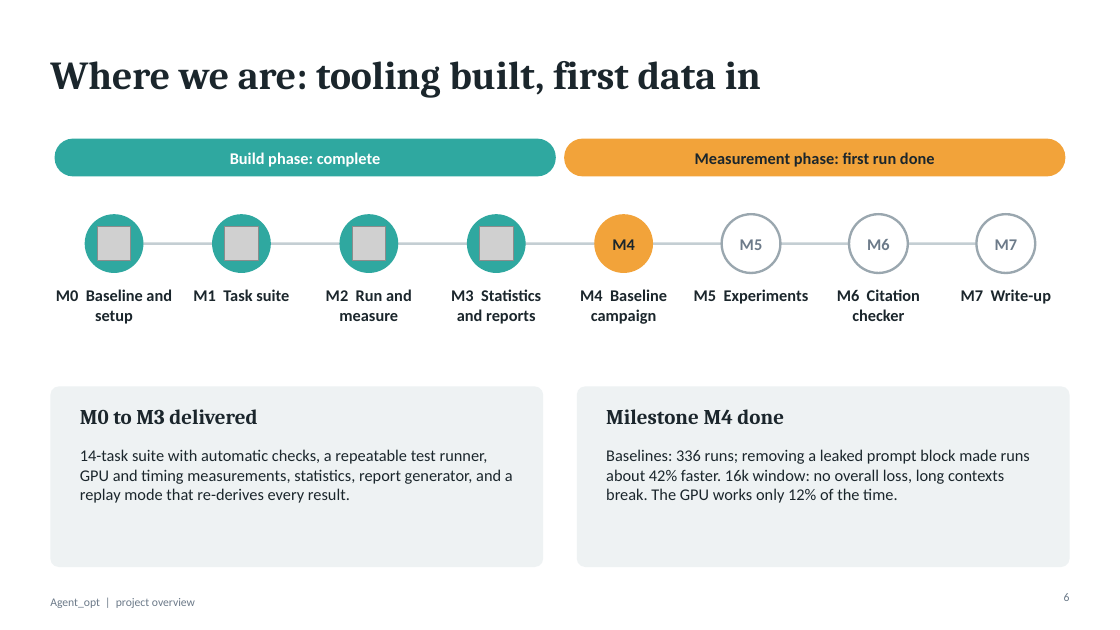
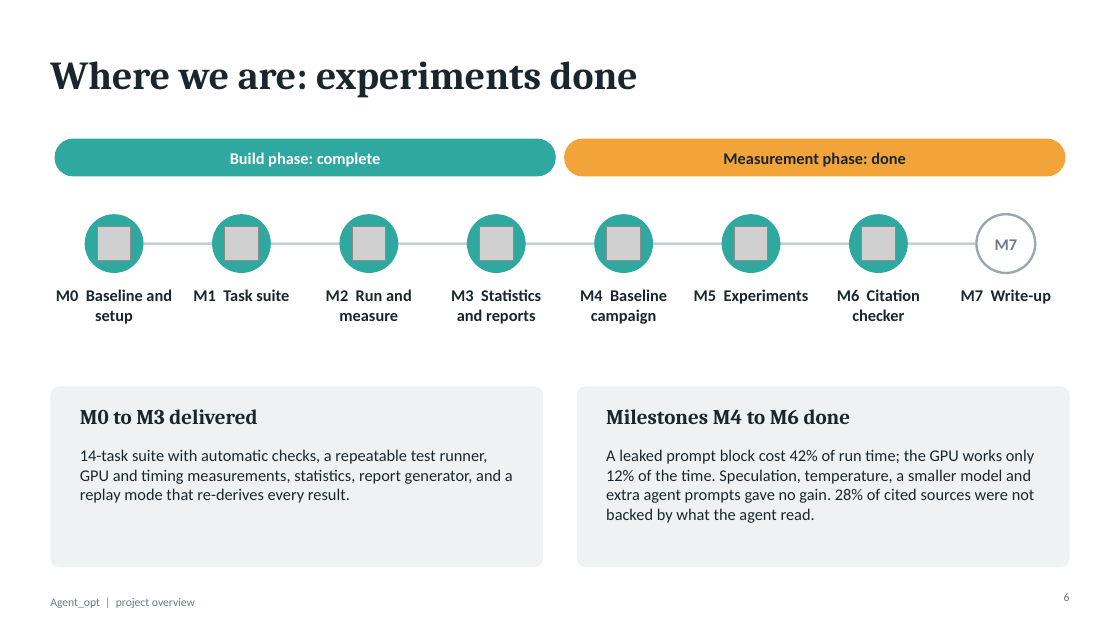
Before and after one commit to npwa/agent_opt, a slide deck: slide 6 of Doc/Agent_opt.pptx. Drawn at 1120x630 pixels with LibreOffice and Linux fonts; fonts in the diff are those of the drawing; grey boxes stand for pictures. Boxes give left, top, right and bottom in pixels: in the first picture for what was removed or moved away, otherwise in the second. Text is boxed around its words. In the diff, an @@ line names an element or a change of style, - is before the commit and + after.

Commit message:
M7 documentation: results-first DIRECTION, slides
README restructured and v0 moved to docs

```diff
--- a/Doc/Agent_opt.pptx
+++ b/Doc/Agent_opt.pptx
@@ title at bbox=[50, 61, 638, 98]: text changed @@
-Where we are: tooling built, first data in
+Where we are: experiments done
@@ text at bbox=[723, 152, 906, 167]: text changed @@
-Measurement phase: first run done
+Measurement phase: done
@@ ellipse at bbox=[594, 214, 653, 273]: fill #F2A33A to #2FA8A0 @@
@@ picture added at bbox=[607, 227, 640, 260] @@
@@ text removed at bbox=[612, 239, 635, 250] @@
-M4
@@ ellipse at bbox=[722, 214, 781, 273]: fill #FFFFFF to #2FA8A0; outline #9AA7AF 2 pt to none @@
@@ picture added at bbox=[734, 227, 768, 260] @@
@@ text removed at bbox=[740, 239, 763, 250] @@
-M5
@@ ellipse at bbox=[849, 214, 908, 273]: fill #FFFFFF to #2FA8A0; outline #9AA7AF 2 pt to none @@
@@ picture added at bbox=[862, 227, 896, 260] @@
@@ text removed at bbox=[867, 239, 890, 250] @@
-M6
@@ text at bbox=[606, 409, 851, 424]: text changed @@
-Milestone M4 done
+Milestones M4 to M6 done
@@ text at bbox=[606, 449, 1035, 523]: text changed @@
-Baselines: 336 runs; removing a leaked prompt block made runs about 42% faster. 16k window: no overall loss, long contexts break. The GPU works only 12% of the time.
+A leaked prompt block cost 42% of run time; the GPU works only 12% of the time. Speculation, temperature, a smaller model and extra agent prompts gave no gain. 28% of cited sources were not backed by what the agent read.
```
Also in this commit, not shown: 4 other slides changed, 4 other files.
